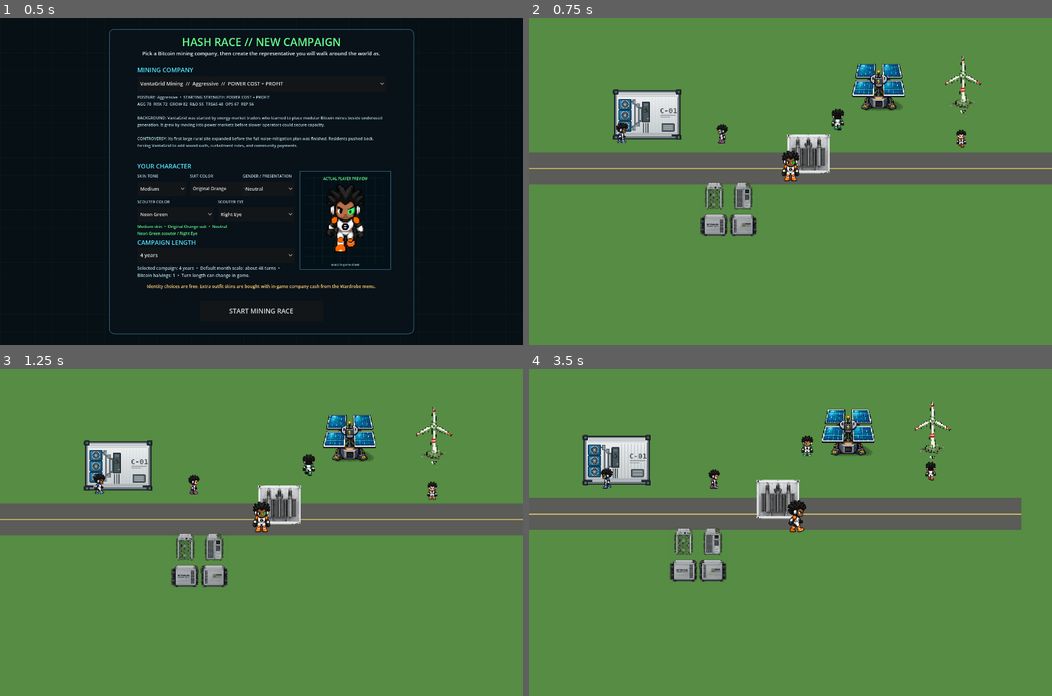
Above: before the commit, frames 1-4 (two rows, left to right).
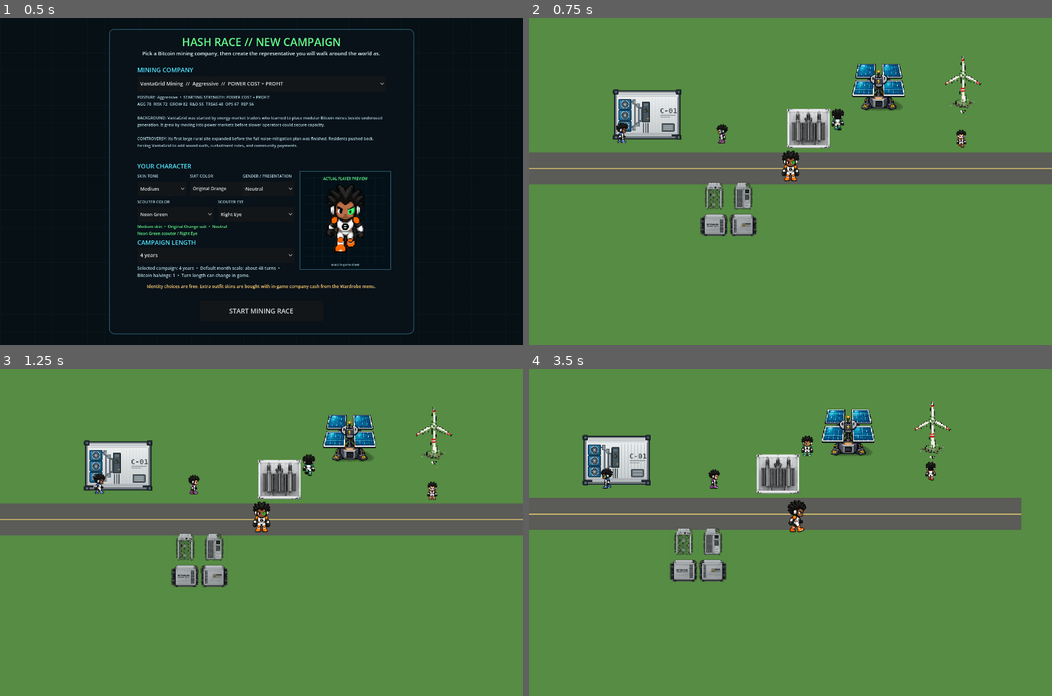
Above: after the commit, the same moments.

Repository: 1freetech/HashRace
Game: Godot game, scene res://scenes/campaign_setup.tscn
Same seed, same stepped clock (60 frames per second), same inputs: the game is played once before the commit and once after it.
Inputs (mouse positions are in pixels of both pictures, inside the frame that each line leads up to):
- Up to frame 1 (0.5 s): no input
- Up to frame 2 (0.75 s): click "START MINING RACE" at 0.5 s
- Up to frame 3 (1.25 s): no input
- Up to frame 4 (3.5 s): tap Enter (ui_accept) at 1.25, 1.52 s; move the mouse to (905, 516) at 1.27 s; hold D (move_right) 1.28-2 s; tap E at 1.35 s; click (905, 516) at 1.42 s; drag from (685, 548) to (764, 597) at 2.02 s; move the mouse to (842, 460) at 2.77 s; hold D (move_right) from 2.78 s (still down); tap 0 at 2.85 s

Frame 1 is identical in both runs. In frame 2, 1.3% of the frame differs, in the area x 49-58%, y 27-48%; in frame 3, 1.3%; in frame 4, 1.4%, in the area x 43-52%, y 26-46%.

Commit message:
Move transformer clear of service road

Diff:
--- a/Godot/scripts/world.gd
+++ b/Godot/scripts/world.gd
@@ -52,7 +52,7 @@
     # Screenshot-backed scale repair: keep the validated transformer binary and
     # aspect-fit/Y-sort/collision path, but reduce its live footprint so it no
     # longer dominates the nearby player and ASIC equipment.
-    "transformer": Rect2(890, 520, 120, 108),
+    "transformer": Rect2(890, 450, 120, 108),
     "asic": Rect2(650, 650, 160, 160),
     "wind": Rect2(1280, 300, 176, 176)
 }
